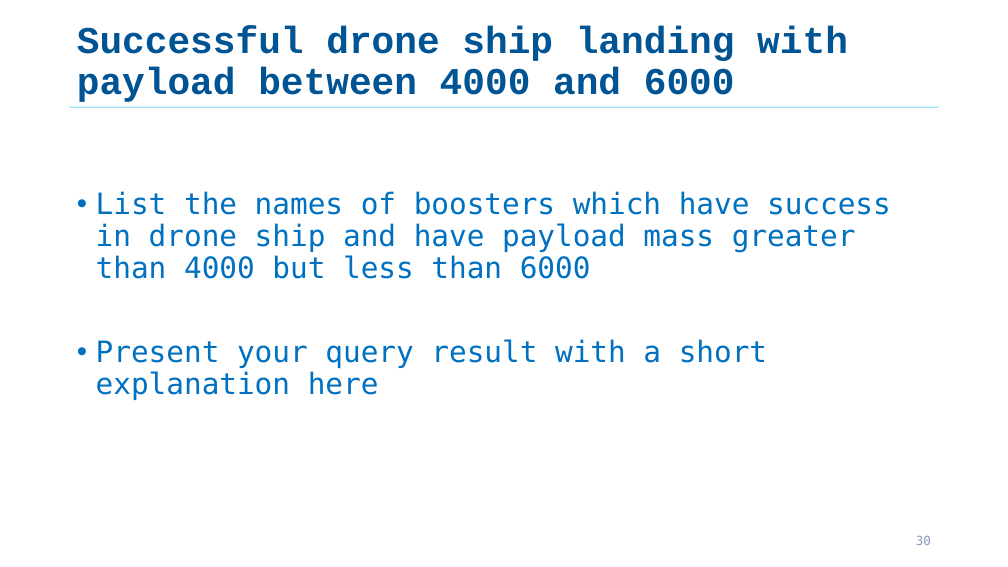
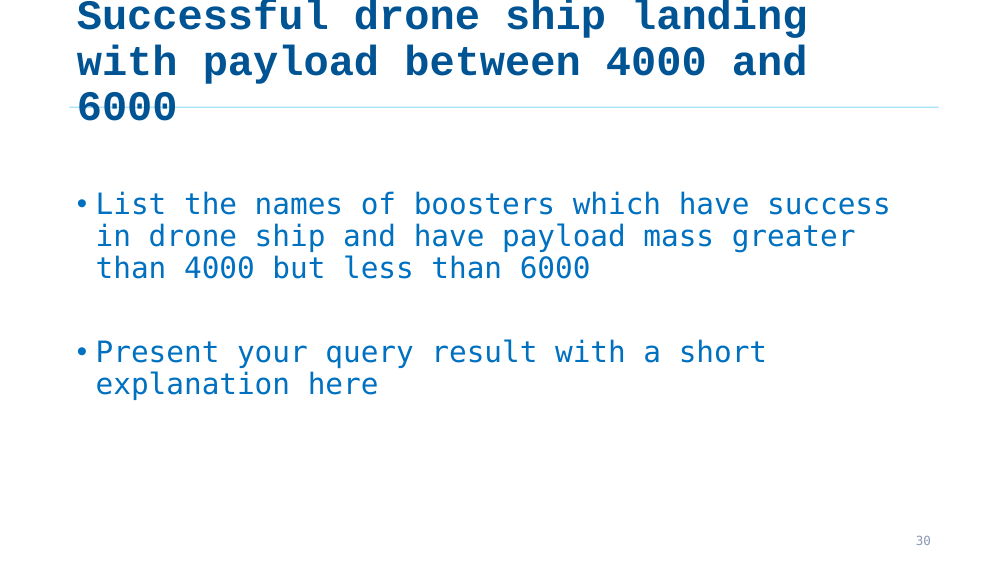
Before and after one commit to salamituns/IBM_tasks_Notebooks, a slide deck: slide 30 of IBM_Capstone_notes/ds-capstone-template.pptx. Drawn at 1008x567 pixels with LibreOffice and Linux fonts; fonts in the diff are those of the drawing. Boxes give left, top, right and bottom in pixels: in the first picture for what was removed or moved away, otherwise in the second. Text is boxed around its words. In the diff, an @@ line names an element or a change of style, - is before the commit and + after.

```diff
--- a/IBM_Capstone_notes/ds-capstone-template.pptx
+++ b/IBM_Capstone_notes/ds-capstone-template.pptx
@@ title "Successful drone ship landing with ..." at (77,0,808,121): size 36 to 40 pt @@
```
Also in this commit, not shown: 13 other slides changed, 1 slide added, 1 slide removed, 9 other files.
